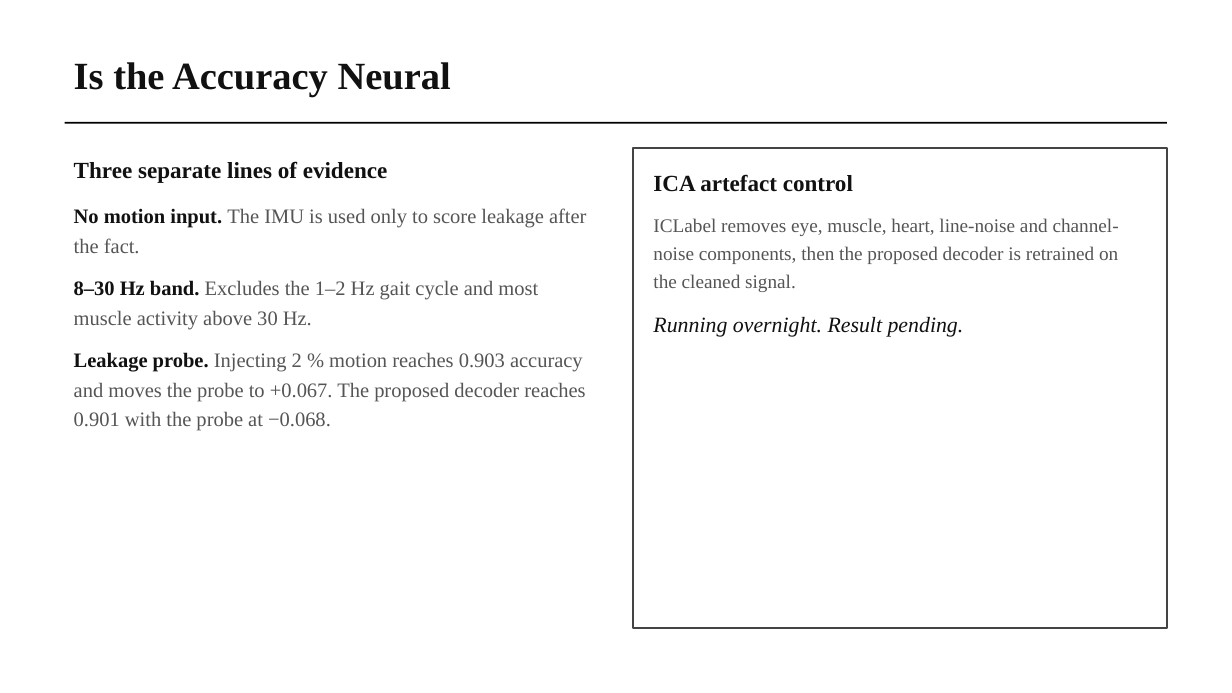
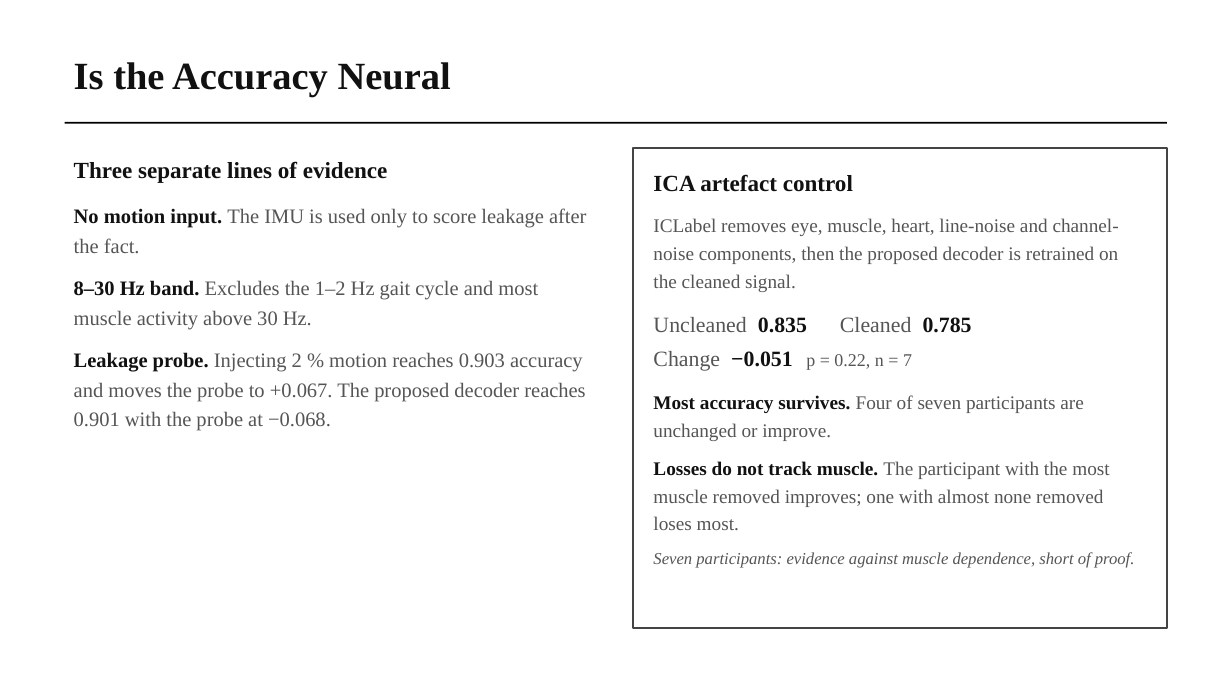
Before and after one commit to wshuv-o/calmnet, a slide deck: slide 8 of presentation/Updated_manuscript_presentation.pptx. Drawn at 1232x693 pixels with LibreOffice and Linux fonts; fonts in the diff are those of the drawing. Boxes give left, top, right and bottom in pixels: in the first picture for what was removed or moved away, otherwise in the second. Text is boxed around its words. In the diff, an @@ line names an element or a change of style, - is before the commit and + after.

```diff
--- a/presentation/Updated_manuscript_presentation.pptx
+++ b/presentation/Updated_manuscript_presentation.pptx
@@ text in rectangle at <box>653,317,1135,568</box>: text changed; size 17 to 15 pt; text colour #111111 to #555555; italic off @@
-Running overnight. Result pending.
+Uncleaned 0.835 Cleaned 0.785
+Change −0.051 p = 0.22, n = 7
+Most accuracy survives. Four of seven participants are unchanged or improve.
+Losses do not track muscle. The participant with the most muscle removed improves; one with almost none removed loses most.
+Seven participants: evidence against muscle dependence, short of proof.
```
Also in this commit, not shown: 1 other slide changed, 1 other file.
